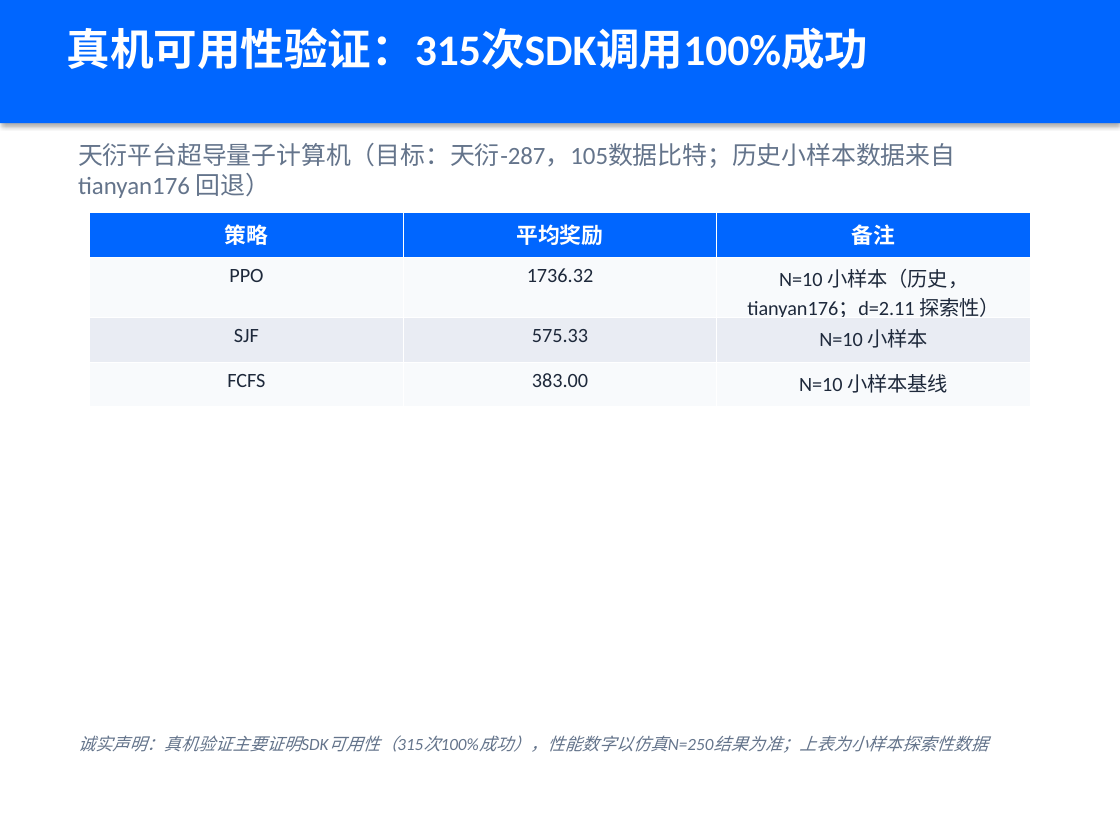
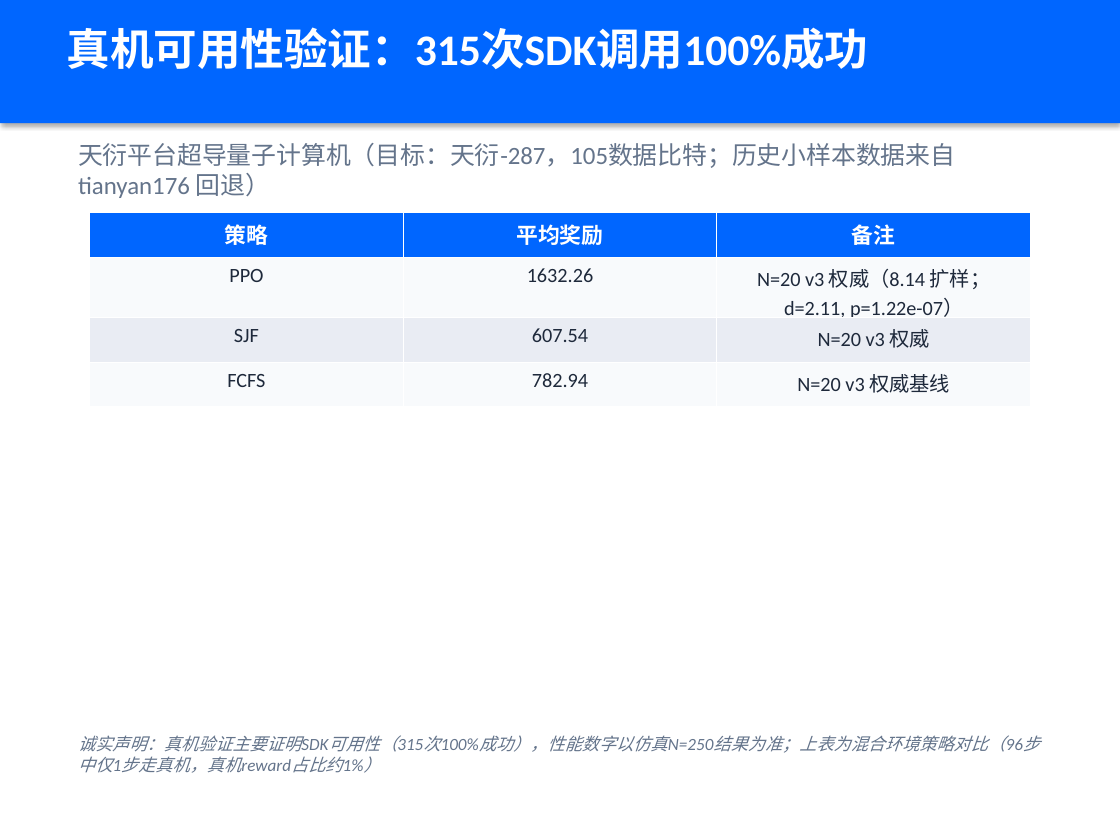
Before and after one commit to xiabai2008/quantum-rl-scheduler, a slide deck: slide 11 of deliverable_models/答辩PPT.pptx. Drawn at 1120x840 pixels with LibreOffice and Linux fonts; fonts in the diff are those of the drawing. Boxes give left, top, right and bottom in pixels: in the first picture for what was removed or moved away, otherwise in the second. Text is boxed around its words. In the diff, an @@ line names an element or a change of style, - is before the commit and + after.

```diff
--- a/deliverable_models/答辩PPT.pptx
+++ b/deliverable_models/答辩PPT.pptx
@@ table at [90, 213, 1030, 397] @@
-row 2, column 2: 1736.32
+row 2, column 2: 1632.26
-row 2, column 3: N=10 小样本（历史，tianyan176；d=2.11 探索性）
+row 2, column 3: N=20 v3 权威（8.14 扩样；d=2.11, p=1.22e-07）
-row 3, column 2: 575.33
+row 3, column 2: 607.54
-row 3, column 3: N=10 小样本
+row 3, column 3: N=20 v3 权威
-row 4, column 2: 383.00
+row 4, column 2: 782.94
-row 4, column 3: N=10 小样本基线
+row 4, column 3: N=20 v3 权威基线
@@ text at [78, 735, 1005, 773]: text changed @@
-诚实声明：真机验证主要证明SDK可用性（315次100%成功），性能数字以仿真N=250结果为准；上表为小样本探索性数据
+诚实声明：真机验证主要证明SDK可用性（315次100%成功），性能数字以仿真N=250结果为准；上表为混合环境策略对比（96步中仅1步走真机，真机reward占比约1%）
```
Also in this commit, not shown: 2 other files.
